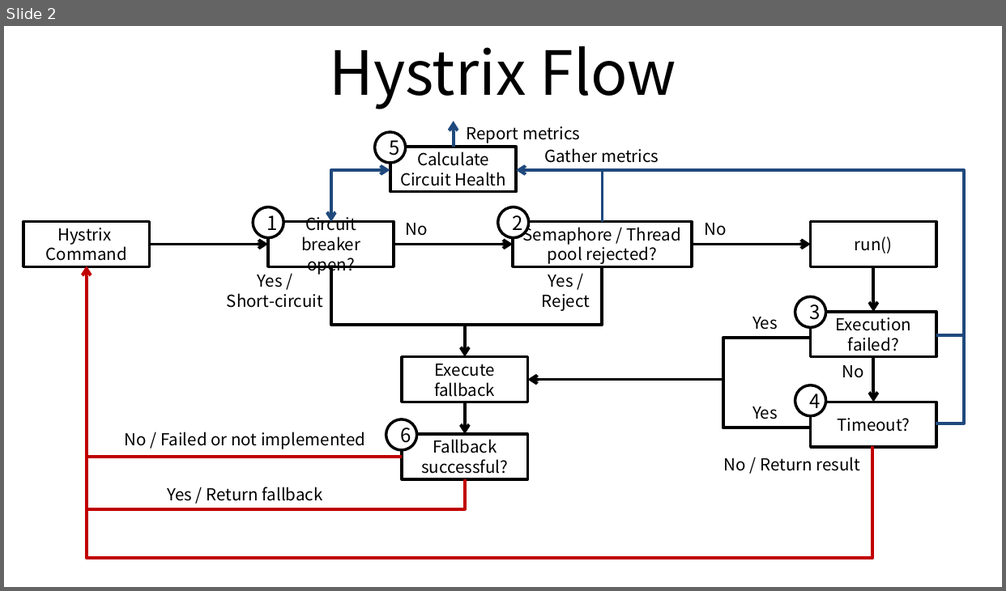
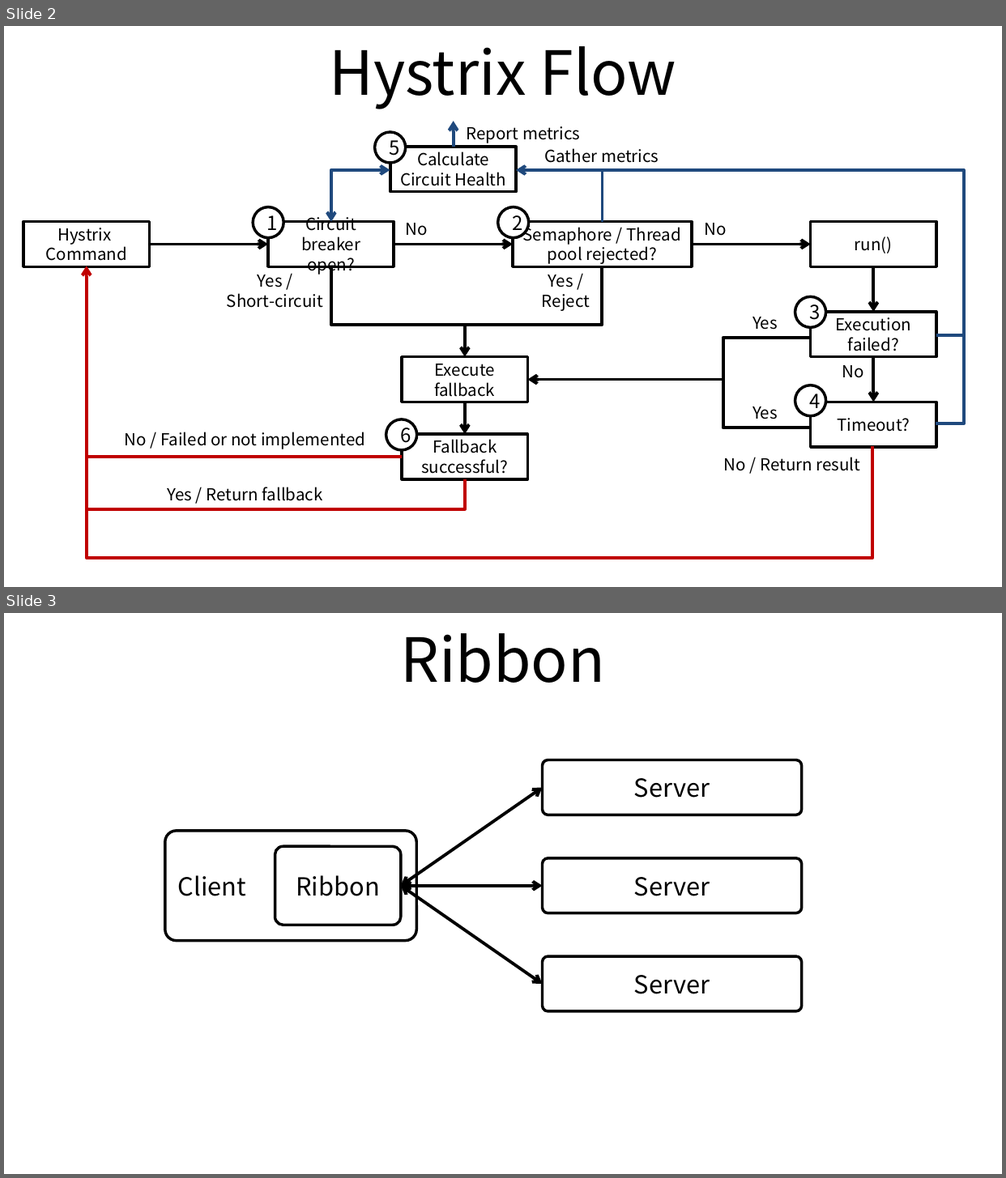
Before and after one commit to ssup2/blog-old, a slide deck: images/theory_analysis/Spring_Cloud/Spring_Cloud.pptx. Shown one above the other, each under a label of ours: slide 2 before the commit, slides 2 and 3 after it. The pictures are 1006x591 and 1006x1178 pixels, drawn with LibreOffice and Linux fonts; fonts in the diff are those of the drawing. Boxes give left, top, right and bottom in pixels: in the first picture for what was removed or moved away, otherwise in the second. Text is boxed around its words. In the diff, an @@ line names an element or a change of style, - is before the commit and + after.

```diff
--- a/images/theory_analysis/Spring_Cloud/Spring_Cloud.pptx
+++ b/images/theory_analysis/Spring_Cloud/Spring_Cloud.pptx
@@ slide 3 added at (x1=4, y1=613, x2=1002, y2=1174), background #FFFFFF @@
@@ title added at (x1=400, y1=633, x2=605, y2=683), 44 pt, text #000000 @@
+Ribbon
@@ rounded rectangle added at (x1=542, y1=760, x2=801, y2=815), fill #FFFFFF, outline #000000 2 pt, 18 pt, text #000000 @@
+Server
@@ double arrow added from (401, 885) to (542, 788), #000000 2.25 pt @@
@@ rounded rectangle added at (x1=164, y1=831, x2=416, y2=940), fill #FFFFFF, outline #000000 2 pt, 18 pt, text #000000 @@
+Client
@@ rounded rectangle added at (x1=275, y1=846, x2=401, y2=926), fill #FFFFFF, outline #000000 2 pt, 18 pt, text #000000 @@
+Ribbon
@@ rounded rectangle added at (x1=542, y1=858, x2=801, y2=914), fill #FFFFFF, outline #000000 2 pt, 18 pt, text #000000 @@
+Server
@@ double arrow added from (401, 885) to (542, 885), #000000 2.25 pt @@
@@ double arrow added from (401, 885) to (542, 984), #000000 2.25 pt @@
@@ rounded rectangle added at (x1=542, y1=956, x2=801, y2=1012), fill #FFFFFF, outline #000000 2 pt, 18 pt, text #000000 @@
+Server
```
Also in this commit, not shown: 2 other slides added, 4 other files.
